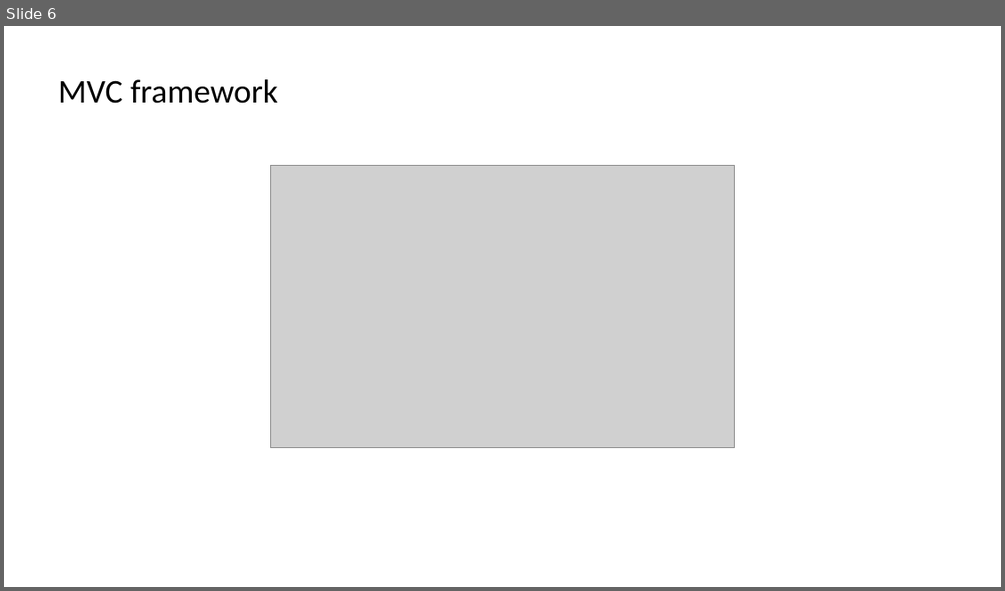
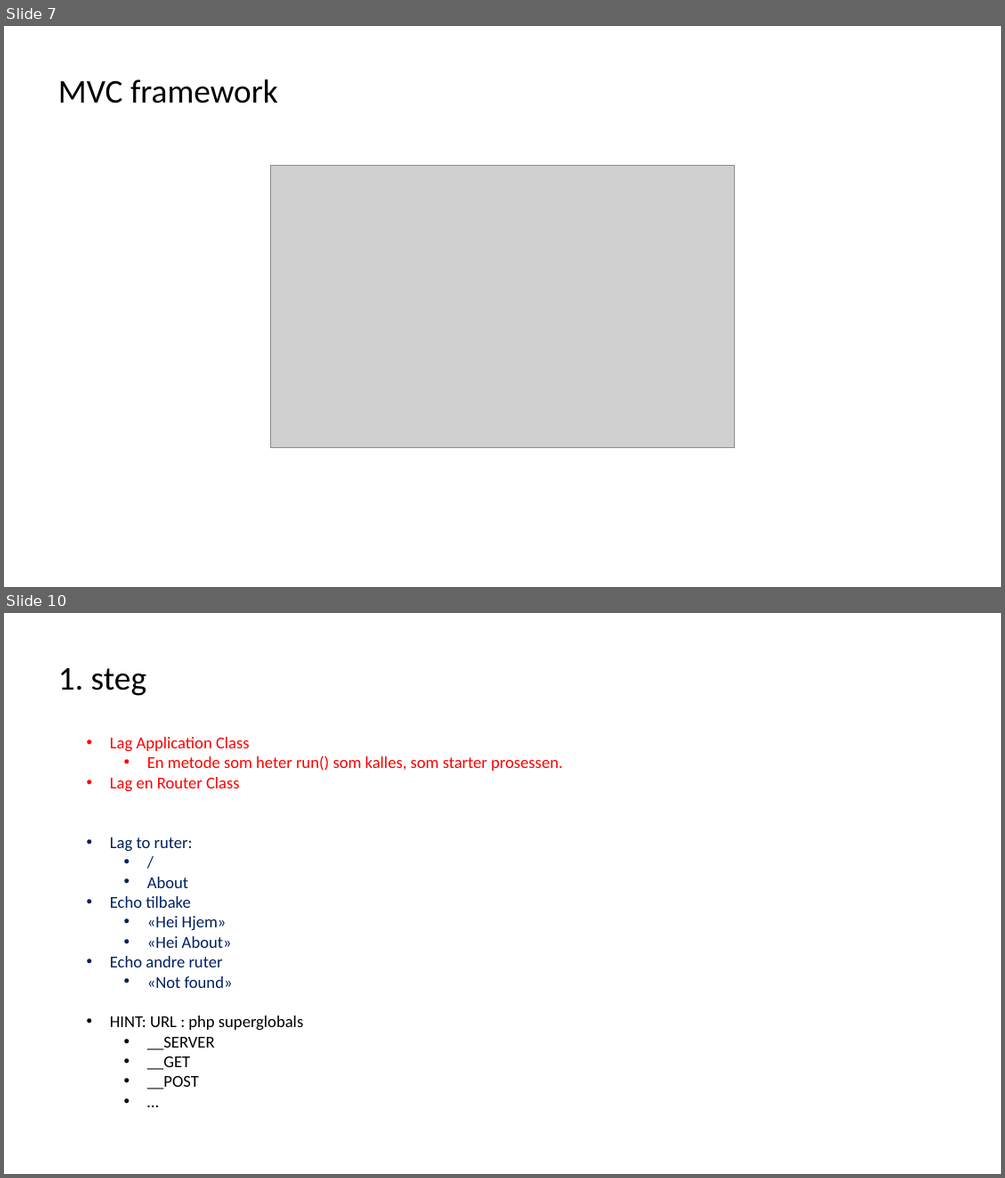
Before and after one commit to himoldeonline/mvc, a slide deck: docs/concepts.pptx. Shown one above the other, each under a label of ours: slide 6 before the commit, slides 7 and 10 after it; the slides between them are not shown. The pictures are 1005x591 and 1005x1178 pixels, drawn with LibreOffice and Linux fonts; fonts in the diff are those of the drawing; grey boxes stand for pictures. Boxes give left, top, right and bottom in pixels: in the first picture for what was removed or moved away, otherwise in the second. Text is boxed around its words. In the diff, an @@ line names an element or a change of style, - is before the commit and + after.

```diff
--- a/docs/concepts.pptx
+++ b/docs/concepts.pptx
@@ slide 10 added at (4, 613, 1001, 1174), background #FFFFFF @@
@@ text added at (58, 668, 146, 696), 32 pt, text #000000 @@
+1. steg
@@ text added at (110, 737, 563, 1089), 16 pt, text #FF0000 @@
+• Lag Application Class
+  • En metode som heter run() som kalles, som starter prosessen.
+• Lag en Router Class
+• Lag to ruter:
+  • /
+  • About
+• Echo tilbake
+  • «Hei Hjem»
+  • «Hei About»
+• Echo andre ruter
+  • «Not found»
+• HINT: URL : php superglobals
+  • __SERVER
+  • __GET
+  • __POST
+  • …
@@ what was slide 6 is now slide 7 @@
```
Also in this commit, not shown: 3 other slides added, 3 slides removed, 3 other files.
